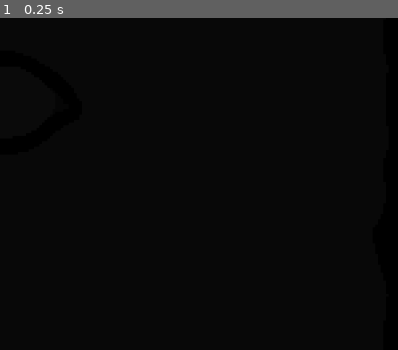
Above: before the commit, frame 1.
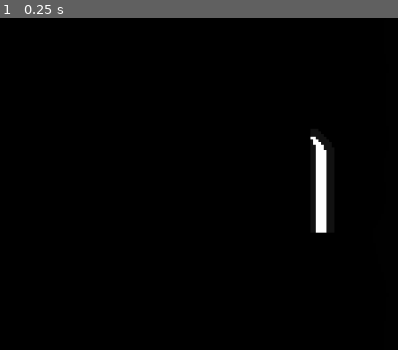
Above: after the commit, the same moment.

Repository: optimisticlucio/sightstep
Game: Godot game, scene res://scenes/test_scene.tscn
The game is run twice, just before and just after one commit, with the same random seed, the same clock (stepped at 60 frames per second) and the same inputs.
Inputs:
- Up to frame 1 (0.25 s): no input
The pictures show only the part of the screen within x 50-100%, y 20-70%; the shares and areas given below are measured in that part.

The runs differ from the first frame. In frame 1, 0.8% of the frame differs, in the area x 77-83%, y 35-65%.

Commit message:
First level is functional! The lose condition is not

Diff:
--- /dev/null
+++ b/scenes/exit_door.tscn
@@ -0,0 +1,16 @@
+[gd_scene load_steps=4 format=3 uid="uid://cq7vuqqrlxsie"]
+
+[ext_resource type="Script" uid="uid://pqgjtrmylgvx" path="res://scripts/exit_door.gd" id="1_lxrmt"]
+[ext_resource type="Texture2D" uid="uid://clijfsne5tks" path="res://assets/img/door.png" id="1_yk4m6"]
+[ext_resource type="Texture2D" uid="uid://b0rye02glym2q" path="res://assets/img/door-light.png" id="2_lxrmt"]
+
+[node name="ExitDoor" type="Node2D"]
+script = ExtResource("1_lxrmt")
+
+[node name="Door-light" type="Sprite2D" parent="."]
+visibility_layer = 2
+z_index = 100
+texture = ExtResource("2_lxrmt")
+
+[node name="Door" type="Sprite2D" parent="."]
+texture = ExtResource("1_yk4m6")
--- a/scenes/eyeball.tscn
+++ b/scenes/eyeball.tscn
@@ -1,11 +1,15 @@
-[gd_scene load_steps=4 format=3 uid="uid://4llooyp2638m"]
+[gd_scene load_steps=5 format=3 uid="uid://4llooyp2638m"]
 
 [ext_resource type="Texture2D" uid="uid://col443upevigm" path="res://assets/img/eyeball.png" id="1_mn6nm"]
 [ext_resource type="Script" uid="uid://qs70nlhto66n" path="res://scripts/eyeball.gd" id="1_ps2qp"]
+[ext_resource type="AudioStream" uid="uid://c34oyd3ejl3ps" path="res://assets/sfx/cool_hawk_impression.wav" id="2_5otyg"]
 [ext_resource type="Texture2D" uid="uid://cslujlusf7vpp" path="res://assets/img/pupil.png" id="2_ps2qp"]
 
 [node name="Eyeball" type="Node2D"]
 script = ExtResource("1_ps2qp")
+
+[node name="AudioStreamPlayer2D" type="AudioStreamPlayer2D" parent="."]
+stream = ExtResource("2_5otyg")
 
 [node name="Eyeball" type="Sprite2D" parent="."]
 texture = ExtResource("1_mn6nm")
--- /dev/null
+++ b/scenes/game_manager_scene.tscn
@@ -0,0 +1,10 @@
+[gd_scene load_steps=3 format=3 uid="uid://b2r3h3n4psnsl"]
+
+[ext_resource type="PackedScene" uid="uid://5m7i5gv57be" path="res://scenes/game_manager.tscn" id="1_74i5n"]
+[ext_resource type="PackedScene" uid="uid://cpn56ahbw385k" path="res://scenes/test_scene.tscn" id="2_k2hkx"]
+
+[node name="GameManagerScene" type="Node2D"]
+
+[node name="GameManager" parent="." instance=ExtResource("1_74i5n")]
+
+[node name="TestScene" parent="." instance=ExtResource("2_k2hkx")]
--- a/scenes/test_scene.tscn
+++ b/scenes/test_scene.tscn
@@ -7,14 +7,16 @@
 [ext_resource type="PackedScene" uid="uid://blwjndffwixjc" path="res://scenes/player.tscn" id="4_7ddre"]
 [ext_resource type="PackedScene" uid="uid://dhiqw3h85hlb0" path="res://scenes/audio_handler.tscn" id="5_qjeyg"]
 [ext_resource type="PackedScene" uid="uid://dajby8g5mfyii" path="res://scenes/single_floor.tscn" id="6_wtsjf"]
+[ext_resource type="PackedScene" uid="uid://cq7vuqqrlxsie" path="res://scenes/exit_door.tscn" id="8_rnaij"]
 
 [node name="TestScene" type="Node2D"]
 
-[node name="GameManager" parent="." node_paths=PackedStringArray("lights_handler", "player", "evil_thing", "blackout_rect") instance=ExtResource("1_3qnke")]
-lights_handler = NodePath("../AudioHandler")
+[node name="GameManager" parent="." node_paths=PackedStringArray("lights_handler", "player", "evil_thing", "blackout_rect", "exit_door") instance=ExtResource("1_3qnke")]
+lights_handler = NodePath("../LightHandler")
 player = NodePath("../Player")
 evil_thing = NodePath("../Eyeball")
 blackout_rect = NodePath("../BlackoutRect")
+exit_door = NodePath("../ExitDoor")
 
 [node name="Backwall" type="Sprite2D" parent="."]
 scale = Vector2(3, 3)
@@ -27,27 +29,45 @@
 player = NodePath("../Player")
 
 [node name="Player" parent="." instance=ExtResource("4_7ddre")]
-position = Vector2(120, 377)
+position = Vector2(123, 370)
+scale = Vector2(2, 2)
+
+[node name="ExitDoor" parent="." instance=ExtResource("8_rnaij")]
+position = Vector2(782, 339)
 scale = Vector2(3, 3)
 
 [node name="Overlay" type="Sprite2D" parent="."]
+z_index = 10
 scale = Vector2(3, 3)
 texture = ExtResource("2_nd71p")
 centered = false
 
 [node name="SingleFloor2" parent="." instance=ExtResource("6_wtsjf")]
-position = Vector2(469, 602)
+position = Vector2(782, 411)
 scale = Vector2(3, 3)
 
 [node name="SingleFloor" parent="." instance=ExtResource("6_wtsjf")]
-position = Vector2(154, 533)
+position = Vector2(72, 646)
 scale = Vector2(3, 3)
 
-[node name="AudioHandler" parent="." instance=ExtResource("5_qjeyg")]
+[node name="SingleFloor3" parent="." instance=ExtResource("6_wtsjf")]
+position = Vector2(310, 451)
+scale = Vector2(3, 3)
+
+[node name="SingleFloor5" parent="." instance=ExtResource("6_wtsjf")]
+position = Vector2(363, 617)
+scale = Vector2(3, 3)
+
+[node name="SingleFloor6" parent="." instance=ExtResource("6_wtsjf")]
+position = Vector2(677, 552)
+scale = Vector2(3, 3)
+
+[node name="LightHandler" parent="." instance=ExtResource("5_qjeyg")]
 
 [node name="BlackoutRect" type="ColorRect" parent="."]
+visible = false
 offset_left = -5.0
 offset_top = -6.0
 offset_right = 904.0
 offset_bottom = 753.0
-color = Color(0, 0, 0, 0.960784)
+color = Color(0, 0, 0, 1)
--- /dev/null
+++ b/scenes/za_hando.tscn
@@ -0,0 +1,23 @@
+[gd_scene load_steps=4 format=3 uid="uid://c3kota6mhjf3t"]
+
+[ext_resource type="Script" uid="uid://b63rvypoaejaj" path="res://scripts/za_hando.gd" id="1_h4hs3"]
+[ext_resource type="Texture2D" uid="uid://by6cbtojkri0g" path="res://assets/img/the-hand.png" id="2_2f1md"]
+
+[sub_resource type="CircleShape2D" id="CircleShape2D_h4hs3"]
+radius = 5.0
+
+[node name="ZaHando" type="Node2D"]
+script = ExtResource("1_h4hs3")
+
+[node name="The-hand" type="Sprite2D" parent="."]
+position = Vector2(-40, -19)
+texture = ExtResource("2_2f1md")
+centered = false
+
+[node name="Area2D" type="Area2D" parent="."]
+
+[node name="CollisionShape2D" type="CollisionShape2D" parent="Area2D"]
+position = Vector2(0, 3)
+shape = SubResource("CircleShape2D_h4hs3")
+
+[connection signal="body_entered" from="Area2D" to="." method="_on_area_2d_body_entered"]
--- /dev/null
+++ b/scripts/exit_door.gd
@@ -0,0 +1,6 @@
+class_name ExitDoor
+extends Node2D
+
+func close_door():
+	$"Door-light".visible = false;
+	$Door.texture = preload("res://assets/img/closed_door.png");
--- a/scripts/eyeball.gd
+++ b/scripts/eyeball.gd
@@ -8,6 +8,12 @@
 
 func _ready() -> void:
 	align_eyeball();
+
+func wiggle_eye():
+	var _eye_wiggle_limit: float = 0.5;
+
+	$Pupil.offset.x = sin(Time.get_unix_time_from_system() * (50 + 50 * eye_wiggle_percentage)) * _eye_wiggle_limit * eye_wiggle_percentage;
+	$Pupil.offset.y = cos(Time.get_unix_time_from_system() * (30 + 30 * eye_wiggle_percentage)) * _eye_wiggle_limit * eye_wiggle_percentage;
 
 # Aligns the eyeball to look at the player's current location.
 func align_eyeball():
@@ -30,3 +36,7 @@
 	vector_to_player *= vector_dampener;
 
 	pupil.position = vector_to_player;
+
+# fuck is that noise
+func screech():
+	$AudioStreamPlayer2D.play();
--- a/scripts/game_manager.gd
+++ b/scripts/game_manager.gd
@@ -1,14 +1,24 @@
 class_name GameManager
 extends Node
+
+@export var level_dir = preload("res://scenes/test_scene.tscn");
+var level_node: Node2D;
 
 @export var lights_handler: LightsHandler;
 @export var player: Player;
 @export var evil_thing: EvilThing;
 @export var blackout_rect: ColorRect; # The rectangle that blacks out the whole screen.
+@export var exit_door: ExitDoor;
 
+var player_was_seen: bool = false;
 var time_to_lights: float = 5; # The time left until the lights are turned on again.
 
 func _ready() -> void:
+	#level_node = level_dir.instantiate();
+	#get_variables_from_level_scene();
+
+	#add_child(level_node);
+
 	blackout_rect.visible = !lights_handler.lights_are_on;
 
 	lights_handler.lights_off_function = func():
@@ -18,22 +28,69 @@
 
 	evil_thing.player = player;
 
+	player.initiated_movement.connect(did_it_see_you)
+
+	player.position = Vector2(123, 370);
+
+func get_variables_from_level_scene():
+	lights_handler = level_node.get_node("LightHandler");
+	player = level_node.get_node("Player");
+	evil_thing = level_node.get_node("Eyeball");
+	blackout_rect = level_node.get_node("BlackoutRect");
+	exit_door = level_node.get_node("ExitDoor");
+
+
 func _process(delta):
 	time_to_lights -= delta;
 
 	if (time_to_lights < 0):
 		turn_lights_on();
 
-	if (lights_handler.lights_are_on):
-		evil_thing.align_eyeball();
+	evil_thing.align_eyeball();
+	evil_thing.wiggle_eye();
 
 func turn_lights_on() -> void:
 	lights_handler.turn_lights_on();
 
 	# Now set the time_to_lights something reasonable.
 	time_to_lights = lights_handler.animation_handler.current_animation_length
-	time_to_lights += 5 + randf_range(0, 3)
+	time_to_lights += 3 + randf_range(0, 3)
+
+# Connecting to the signal of the player changing states.
+func did_it_see_you() -> void:
+	if (lights_handler.lights_are_on and !player_was_seen):
+		it_saw_you()
 
 # Run when the creature spots the player to start the lose condition.
 func it_saw_you() -> void:
-	pass
+	player_was_seen = true;
+
+	evil_thing.screech();
+	evil_thing.eye_wiggle_percentage = 1;
+	exit_door.close_door();
+
+	await get_tree().create_timer(1.5).timeout;
+
+	var evil_hand = preload("res://scenes/za_hando.tscn").instantiate()
+	evil_hand.player = player;
+	self.get_parent().add_child(evil_hand);
+	evil_hand.game_manager = self;
+	evil_hand.scale = Vector2(3, 3);
+	evil_hand.position = player.position + Vector2(0, 500)
+
+# Ran when a game over situation happens, such as a player falling out of the screen or getting grabbed.
+func game_over() -> void:
+	return # THIS CODE DOES NOT WORK
+	var root_node = get_tree().root
+	var level = get_parent()
+
+	# ESCAPE THE BURNING HOUSE
+	root_node.add_child(self)
+
+	level.queue_free()
+
+	await get_tree().create_timer(2).timeout;
+
+	root_node.add_child(level_node.instantiate())
+
+	self.queue_free()
--- a/scripts/player.gd
+++ b/scripts/player.gd
@@ -20,7 +20,8 @@
 	if (next_state != state):
 		state.exit_state();
 		next_state.enter_state();
-		if (typeof(next_state) != typeof(InitialState)):
+		print(next_state.get_script().get_global_name())
+		if (next_state.get_script().get_global_name() != "InitialState"):
 			initiated_movement.emit();
 		state = next_state;
 
--- a/scripts/player_states/jumping_state.gd
+++ b/scripts/player_states/jumping_state.gd
@@ -2,4 +2,4 @@
 extends FallingState
 
 func _init(player: Player, horizontal_velocity: float = 0):
-	super._init(player, Vector2(horizontal_velocity,-600));
+	super._init(player, Vector2(horizontal_velocity,-700));
--- /dev/null
+++ b/scripts/za_hando.gd
@@ -0,0 +1,16 @@
+extends Node2D
+
+var player: Player;
+var _player_chasing_speed: float = 400;
+var game_manager: GameManager;
+
+
+func _process(delta: float) -> void:
+	var normalized_direction_to_player = (player.position - self.position).normalized();
+
+	self.position += normalized_direction_to_player * _player_chasing_speed * delta;
+
+
+func _on_area_2d_body_entered(body: Node2D) -> void:
+	if (body is Player):
+		game_manager.game_over();
Binary file changed: assets/aesprite/stage.aseprite
Binary file added: assets/img/closed_door.png
Not shown, added: assets/img/closed_door.png.import
Binary file added: assets/img/door-light.png
Not shown, added: assets/img/door-light.png.import
Binary file added: assets/img/door.png
Not shown, added: assets/img/door.png.import
Binary file changed: assets/img/the-hand.png
Not shown: 1 places in scenes/test_scene.tscn that only renumber resources
Not shown, added: scripts/exit_door.gd.uid
Not shown, added: scripts/za_hando.gd.uid
